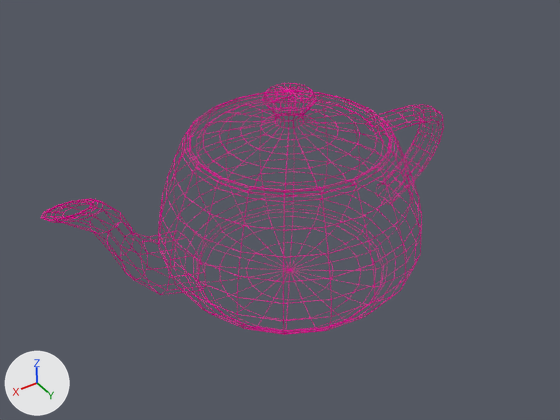
What one commit did to the Blender file assets/sources/teapot.blend.
Both versions are drawn from the file's camera 'Camera'. Arrows for +X, +Y and +Z are at lower left; the lights stay in place.

The older version as bpy lines, for what is in view:
```python
me_teapot = bpy.data.meshes.new('Teapot')
me_teapot.from_pydata(...)  # 829 vertices, 800 faces; spans x -3.0..3.43, y -2.0..2.0, z 0.0..3.15
me_teapot.materials.append(mat_material_001)  # pink #e7149c
ob_teapot = bpy.data.objects.new('Teapot', me_teapot)
ob_teapot.location = (0.0, 0.0, 0.0)
_m = ob_teapot.modifiers.new('Wireframe', 'WIREFRAME')
_m.thickness = 0.01
```
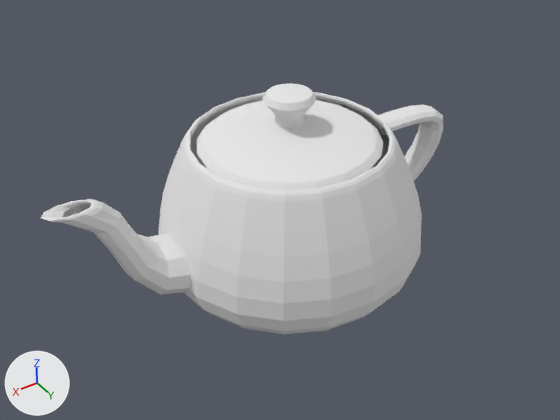
Changed parts and their boxes (x1, y1, x2, y2) in the pictures (560 x 420 px):
'Teapot', recoloured, modifiers changed (pink to white): before (41, 83, 444, 335); after (41, 83, 443, 334)

What changed in the scene script:
```text
Add mat_material_002:
    mat_material_002 = diffuse_material('Material.002')
    mat_material_002.base_color = (0.8, 0.8, 0.8)  # white #e7e7e7
Change me_teapot:
    where me_teapot.from_pydata(...)  # 829 vertices, 800 faces; spans x -3.0..3.43, y -2.0..2.0, z 0.0..3.15
    remove me_teapot.materials.append(mat_material_001)  # pink #e7149c
    add me_teapot.materials.append(mat_material_002)  # white #e7e7e7
Change ob_teapot:
    remove _m = ob_teapot.modifiers.new('Wireframe', 'WIREFRAME')
    remove _m.thickness = 0.01
```
